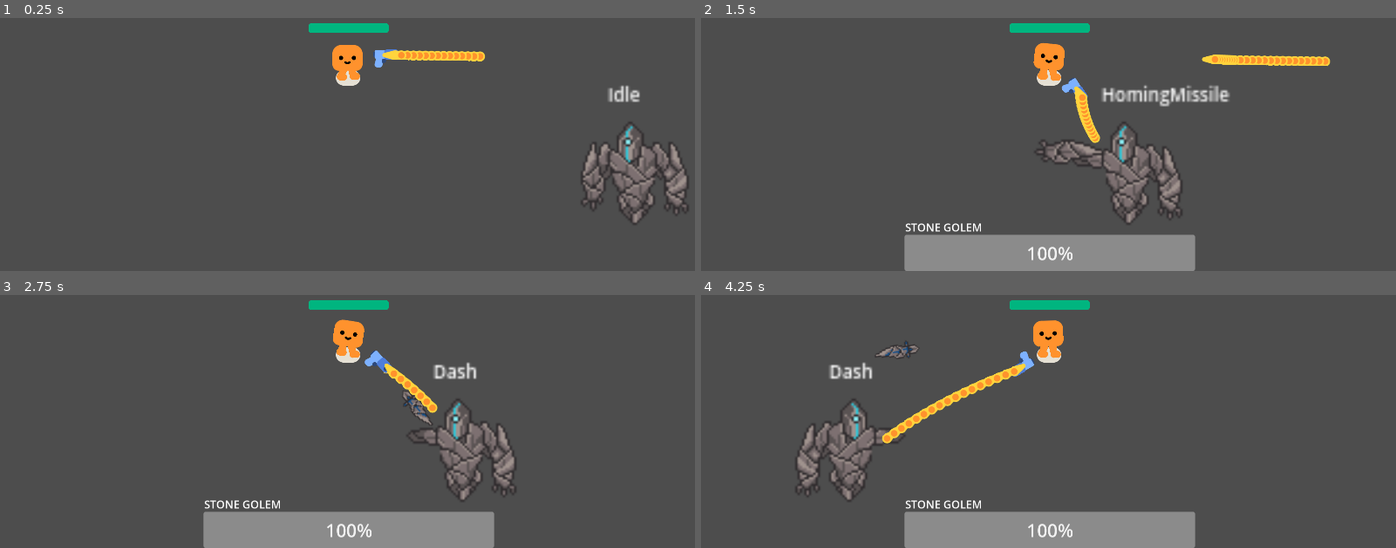
Above: before the commit, frames 1-4 (two rows, left to right).
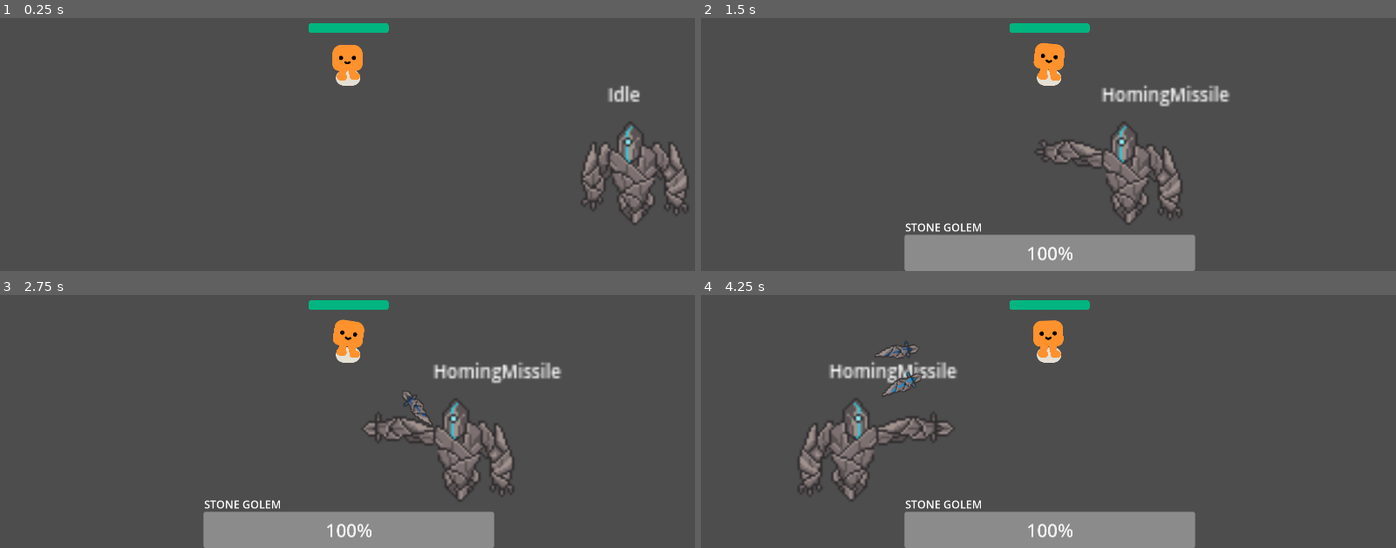
Above: after the commit, the same moments.

Repository: Tonykuang1028/FinalProject
Game: Godot game, scene res://bossroom.tscn
The game is run twice, just before and just after one commit, with the same random seed, the same clock (stepped at 60 frames per second) and the same inputs. This scene is started directly instead of the project's main scene.
Inputs:
- Up to frame 1 (0.25 s): no input
- Up to frame 2 (1.5 s): tap Enter (ui_accept) at 0.5, 0.77 s; hold D (move_right) from 0.53 s (still down)
- Up to frame 3 (2.75 s): tap Enter (ui_accept) at 1.52 s; release D (move_right) at 2.03 s; hold A (move_left) from 2.03 s (still down)
- Up to frame 4 (4.25 s): release A (move_left) at 2.78 s; hold D (move_right) from 2.78 s (still down); tap Enter (ui_accept) at 3.02, 3.77 s

The runs differ from the first frame. In frame 1, 0.6% of the frame differs, in the area x 53-70%, y 12-20%; in frame 2, 1.1%; in frame 3, 3.0%; in frame 4, 3.5%, in the area x 13-48%, y 22-81%.
Error after the commit: Invalid access to property or key 'position' on a base object of type 'null instance'. (res://Dash.gd:13)

Commit message:
boss dash to players(not done)

Diff:
--- /dev/null
+++ b/Dash.gd
@@ -0,0 +1,20 @@
+extends State
+
+var can_transition: bool = false
+
+func _enter():
+	super._enter()
+	animation_player.play("glowing")
+	await dash()
+	can_transition = true
+
+func dash():
+	var tween = create_tween()
+	tween.tween_property(owner, "position", player.position, 0.8)
+	await tween.finished
+
+func transition():
+	if can_transition:
+		can_transition = false
+
+		get_parent().change_state("Follow")
--- a/bulleted.gd
+++ b/bulleted.gd
@@ -22,5 +22,5 @@
 
 
 
-func _on_body_entered(body):
+func _on_body_entered(_body):
 	queue_free()
--- a/player.tscn
+++ b/player.tscn
@@ -38,6 +38,7 @@
 [node name="Camera2D" type="Camera2D" parent="."]
 
 [node name="Gun" parent="." instance=ExtResource("3_8wt0r")]
+visible = false
 position = Vector2(-2.38419e-07, -33)
 rotation = 0.00352106
 
--- a/state.gd
+++ b/state.gd
@@ -20,6 +20,6 @@
 func transition():
 	pass
 
-func _physics_process(_delta):
+func _physics_process(delta):
 	transition()
 	debug.text = name
--- a/stone_golem.tscn
+++ b/stone_golem.tscn
@@ -10,6 +10,7 @@
 [ext_resource type="Script" path="res://MeeleAttack.gd" id="7_78qej"]
 [ext_resource type="Script" path="res://HomingMissile.gd" id="8_kgbfm"]
 [ext_resource type="PackedScene" uid="uid://dk264ms146u5v" path="res://bulleted.tscn" id="9_aahki"]
+[ext_resource type="Script" path="res://Dash.gd" id="11_fqcgd"]
 
 [sub_resource type="Animation" id="Animation_igvx2"]
 length = 0.001
@@ -445,7 +446,7 @@
 script = ExtResource("3_nieqw")
 
 [node name="Dash" type="Node2D" parent="FiniteStateMachine"]
-script = ExtResource("3_nieqw")
+script = ExtResource("11_fqcgd")
 
 [node name="Death" type="Node2D" parent="FiniteStateMachine"]
 script = ExtResource("3_nieqw")
Not shown: 1 places in stone_golem.tscn that only renumber resources
